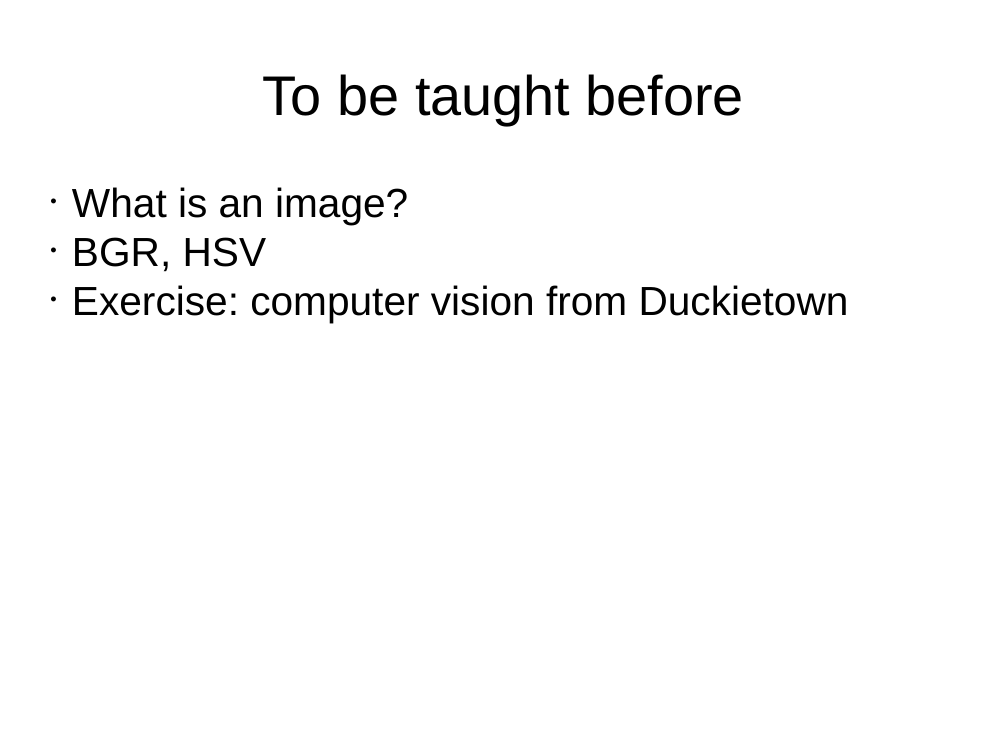
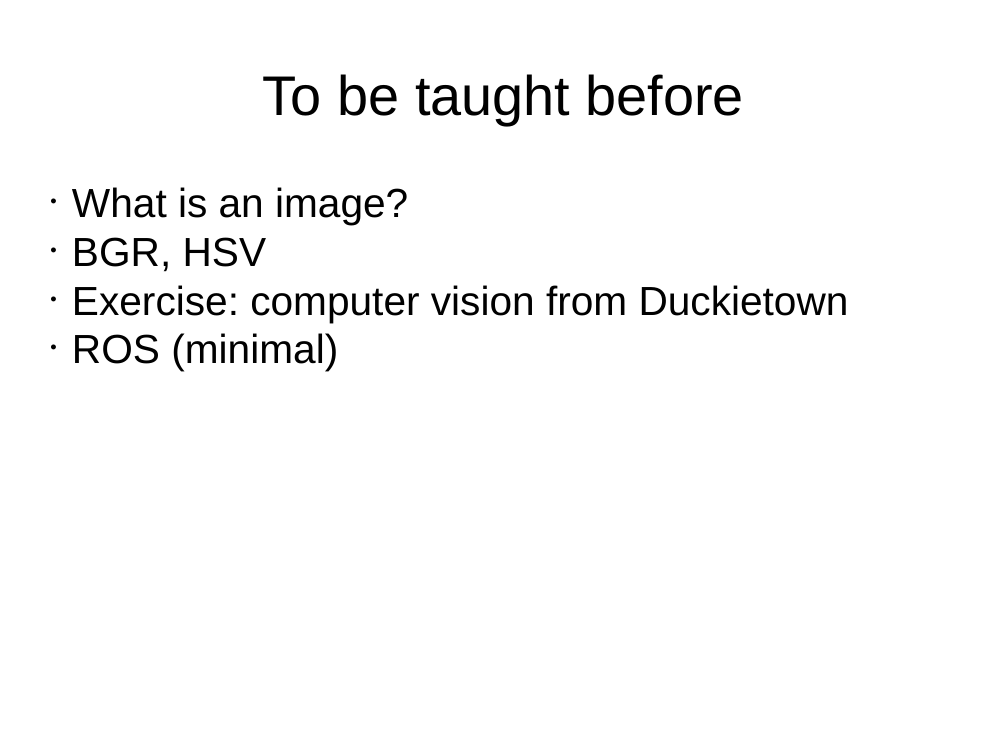
Before and after one commit to maivincent/MISE_presentations, a slide deck: slide 1 of Prerequisites.odp. Drawn at 1008x756 pixels with LibreOffice and Linux fonts; fonts in the diff are those of the drawing. Boxes give left, top, right and bottom in pixels: in the first picture for what was removed or moved away, otherwise in the second. Text is boxed around its words. In the diff, an @@ line names an element or a change of style, - is before the commit and + after.

```diff
--- a/Prerequisites.odp
+++ b/Prerequisites.odp
@@ subtitle at <box>72,333,338,371</box>: paragraph added @@
+• ROS (minimal)
```
Also in this commit, not shown: 11 slides added, 26 other files.
